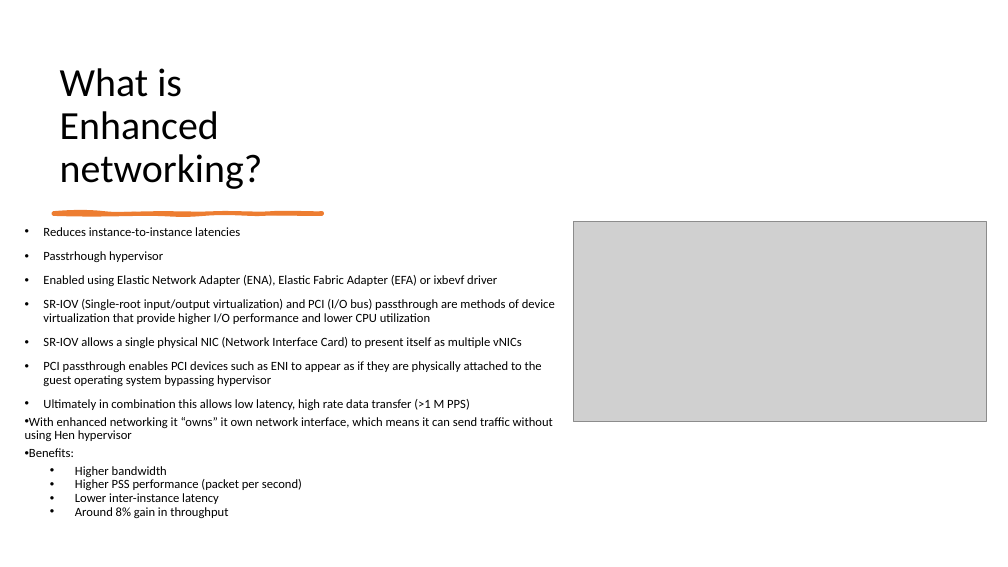
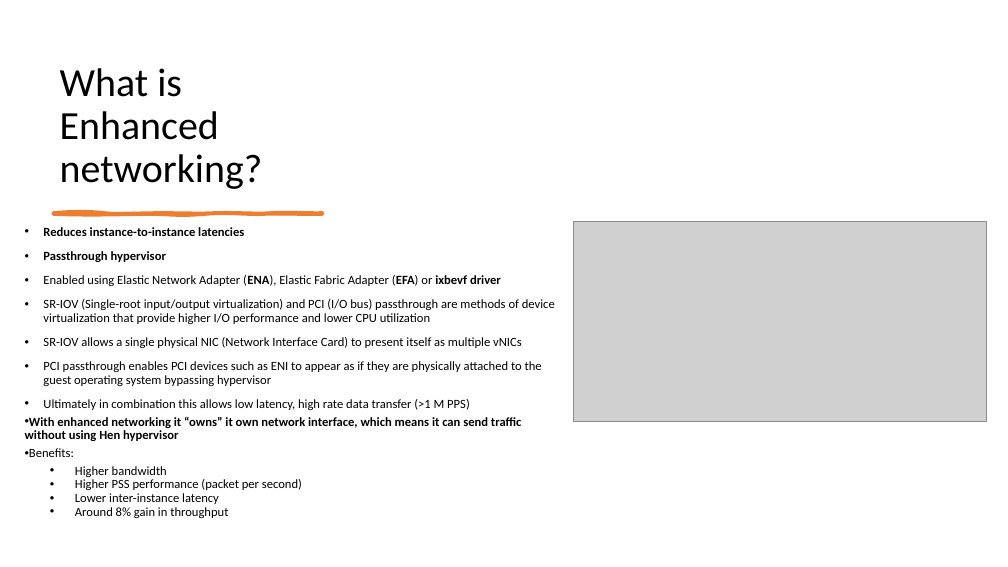
Before and after one commit to IlyaChakun/aws-iba-courses, a slide deck: slide 2 of lecture-materials/Network&ContentDelivery/vpc/vpc-ena-efa.pptx. Drawn at 1008x567 pixels with LibreOffice and Linux fonts; fonts in the diff are those of the drawing; grey boxes stand for pictures. Boxes give left, top, right and bottom in pixels: in the first picture for what was removed or moved away, otherwise in the second. Text is boxed around its words. In the diff, an @@ line names an element or a change of style, - is before the commit and + after.

```diff
--- a/lecture-materials/Network&ContentDelivery/vpc/vpc-ena-efa.pptx
+++ b/lecture-materials/Network&ContentDelivery/vpc/vpc-ena-efa.pptx
@@ text at [25,227,522,441]: bold on in "Reduces instance-to-instance latencies", "(ENA), (EFA) ixbevf driver", "With enhanced networking it “owns” it own ..." @@
@@ text at [43,251,166,262]: text changed; bold on @@
-• Passtrhough hypervisor
+• Passthrough hypervisor
```
Also in this commit, not shown: 2 other slides changed, 1 slide added, 9 other files.
